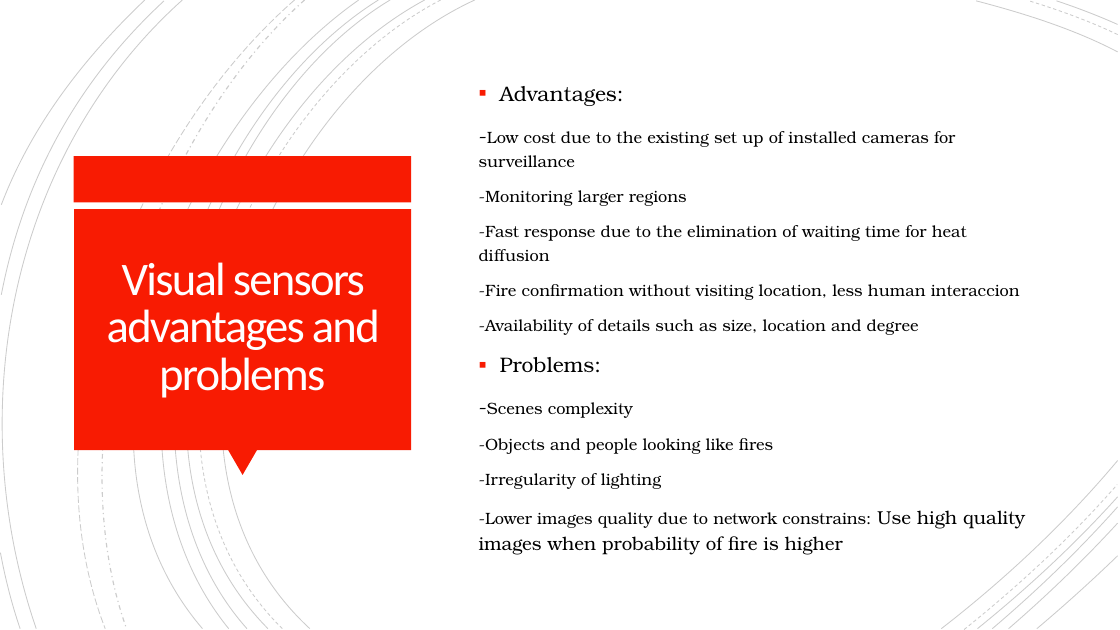
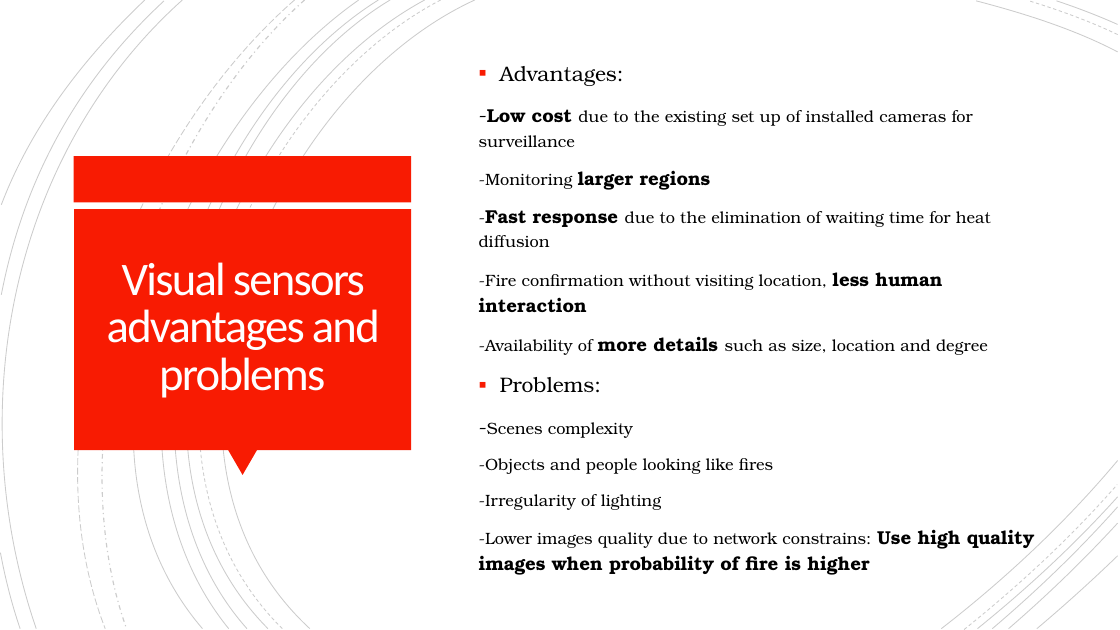
Before and after one commit to Kaoutar-Nahli/Early-Fire-Detection, a slide deck: slide 3 of deep-learning-fire-detection.pptx. Drawn at 1120x630 pixels with LibreOffice and Linux fonts; fonts in the diff are those of the drawing. Boxes give left, top, right and bottom in pixels: in the first picture for what was removed or moved away, otherwise in the second. Text is boxed around its words. In the diff, an @@ line names an element or a change of style, - is before the commit and + after.

```diff
--- a/deep-learning-fire-detection.pptx
+++ b/deep-learning-fire-detection.pptx
@@ text at box(479, 109, 1035, 550): size 14 to 16 pt in "-Low cost", "larger regions", "-Fast response"; bold on in "-Low cost", "larger regions", "-Fast response", "Use high quality images when probability of ..." @@
@@ text at box(479, 272, 988, 355): text changed @@
--Fire confirmation without visiting location, less human interaccion
--Availability of details such as size, location and degree
+-Fire confirmation without visiting location, less human interaction
+-Availability of more details such as size, location and degree
```
Also in this commit, not shown: 8 other slides changed.
